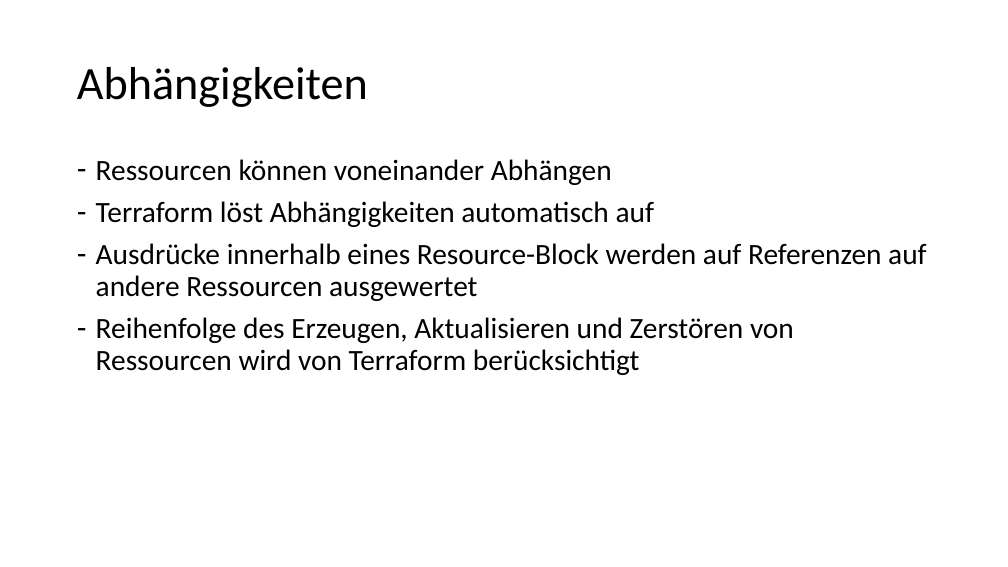
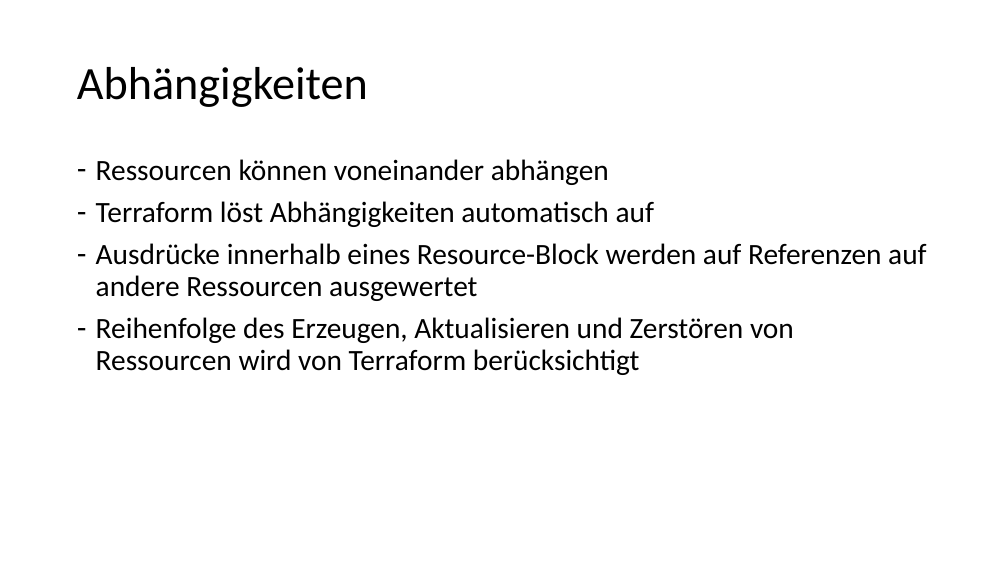
Before and after one commit to djakielski/terraform-schulung, a slide deck: slide 10 of Modul_03_Ressources/Ressources.pptx. Drawn at 1008x567 pixels with LibreOffice and Linux fonts; fonts in the diff are those of the drawing. Boxes give left, top, right and bottom in pixels: in the first picture for what was removed or moved away, otherwise in the second. Text is boxed around its words. In the diff, an @@ line names an element or a change of style, - is before the commit and + after.

Commit message:
fix typos in presentation refactoring autoscaling

```diff
--- a/Modul_03_Ressources/Ressources.pptx
+++ b/Modul_03_Ressources/Ressources.pptx
@@ text at (96, 159, 609, 185): text changed @@
-– Ressourcen können voneinander Abhängen
+– Ressourcen können voneinander abhängen
```
Also in this commit, not shown: 5 other slides changed, 12 other files.
